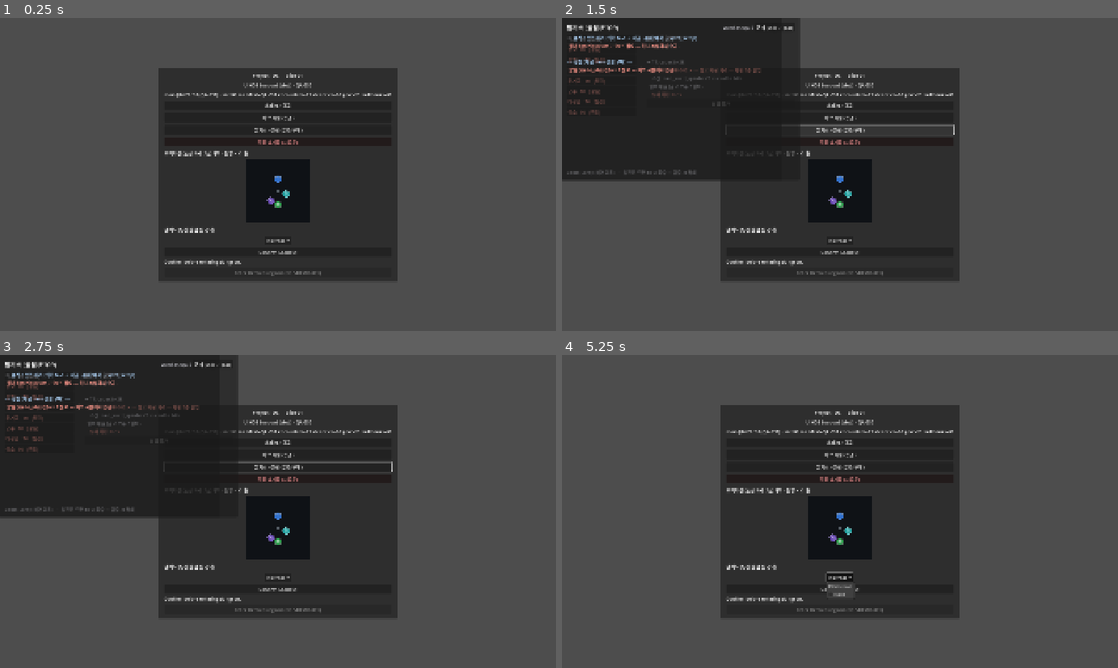
Above: before the commit, frames 1-4 (two rows, left to right).
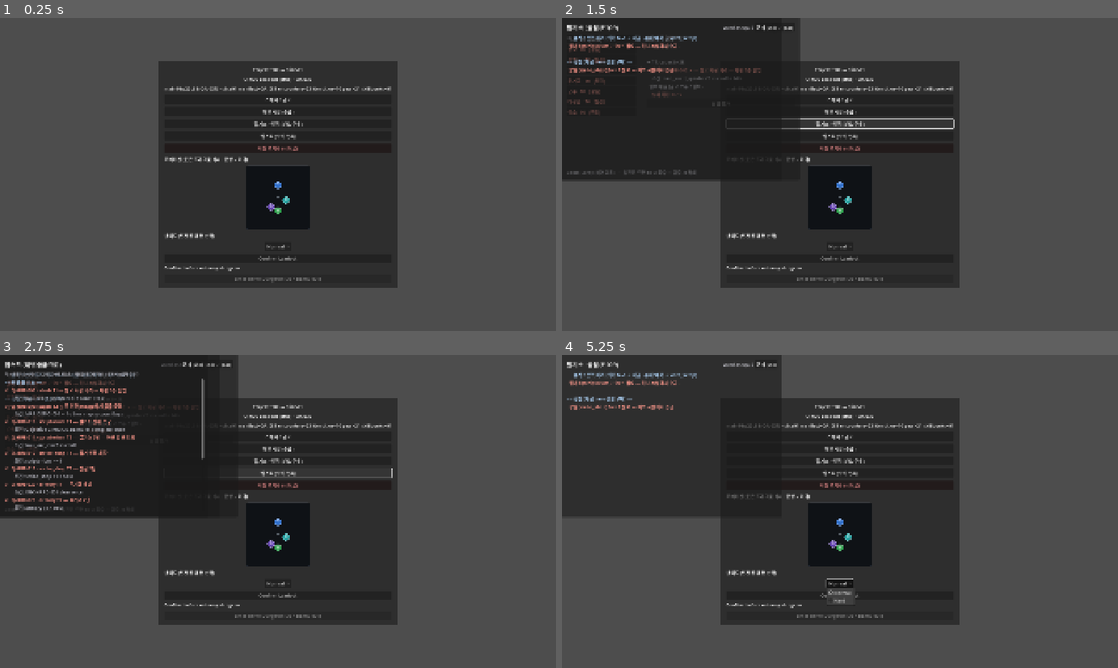
Above: after the commit, the same moments.

Repository: haepari1019/project_tdc_game
Game: Godot game, scene res://scenes/main.tscn
Two runs of this game, one before a commit and one after it. Both use one fixed random seed, a clock stepped at 60 frames per second and the inputs below.
Inputs (mouse positions are in pixels of both pictures, inside the frame that each line leads up to):
- Up to frame 1 (0.25 s): no input
- Up to frame 2 (1.5 s): click "허브 시설 (승급)" at 0.5 s; click "필기소 · 상점 (분석/구매)" at 1.25 s
- Up to frame 3 (2.75 s): click (278, 473) at 2 s, where only the run after the commit has a clickable "퀘스트 (의뢰 목록)"
- Up to frame 4 (5.25 s): click "닫기 (Esc)" at 2.75 s; click "닫기 (Esc)" at 3.5 s; click (756, 364) at 4.25 s, where only the run after the commit has a clickable "닫기 (Esc)"; click "Normal" at 5 s

The runs differ from the first frame. In frame 1, 5.1% of the frame differs, in the area x 28-72%, y 13-87%; in frame 2, 4.8%; in frame 3, 8.0%; in frame 4, 21%, in the area x 0-72%, y 0-87%.

Commit message:
feat(ui): 퀘스트 로그 패널 — 허브 승급 의뢰 전체 + 완료 조건 표시
퀘스트가 시설 패널 인라인으로만 보여 "뭘 해야 열리는지" 알기 어려웠음 → 전용 로그.

- hub_quest_panel.gd(신규): 풀스크린 오버레이. Slice01Data.get_quests() 전체를
  진행 중/완료로 분류, 각 줄에 Q-HUB-### · 시설 T# — one_liner + (미완료 시) "조건: <completion>".
  열 때 evaluate_quests()로 자동평가형 갱신. Esc 닫기.
- main.gd: "퀘스트 (의뢰 목록)" 허브 버튼 + 패널 배선.

검증: ci_smoke PASS(허브 부팅). 표시=F5.

Co-Authored-By: Claude Opus 4.8 (1M context) <noreply@anthropic.com>

Diff:
--- a/scripts/main.gd
+++ b/scripts/main.gd
@@ -12,6 +12,7 @@
 const UnitVisuals := preload("res://scripts/core/unit_visuals.gd")
 const HubFacilitiesPanel := preload("res://scripts/ui/hub_facilities_panel.gd")  # UI-029 시설 승급
 const HubEconomyPanel := preload("res://scripts/ui/hub_economy_panel.gd")        # F-009 분석·상점
+const HubQuestPanel := preload("res://scripts/ui/hub_quest_panel.gd")            # F-029 §3.3 퀘스트 로그
 
 @onready var _status: Label = $Panel/Margin/VBox/Status
 @onready var _loadout: VBoxContainer = $Panel/Margin/VBox/LoadoutStub
@@ -85,6 +86,14 @@
 	economy_btn.pressed.connect(economy_panel.open_panel)
 	$Panel/Margin/VBox.add_child(economy_btn)
 	$Panel/Margin/VBox.move_child(economy_btn, _loadout.get_index())
+	# F-029 §3.3 퀘스트 로그 — 승급 의뢰 전체 + 완료 조건 확인. 풀스크린 오버레이.
+	var quest_panel := HubQuestPanel.new()
+	add_child(quest_panel)
+	var quest_btn := Button.new()
+	quest_btn.text = "퀘스트 (의뢰 목록)"
+	quest_btn.pressed.connect(quest_panel.open_panel)
+	$Panel/Margin/VBox.add_child(quest_btn)
+	$Panel/Margin/VBox.move_child(quest_btn, _loadout.get_index())
 	# 저장 초기화 (테스트/디버그) — 스태시·백팩·허브 메타를 데모 시드로. 확인 다이얼로그로 보호.
 	var reset_btn := Button.new()
 	reset_btn.text = "저장 초기화 (시드로)"
--- /dev/null
+++ b/scripts/ui/hub_quest_panel.gd
@@ -0,0 +1,132 @@
+extends Control
+## 퀘스트 로그 (F-029 §3.3) — 허브 승급 퀘스트(Q-HUB-*) 전체를 상태(✓/✗) + 완료 조건과 함께 보여주는
+## 풀스크린 오버레이. 시설 패널에 인라인으로만 보이던 퀘스트를 한곳에 모아 "뭘 해야 열리는지" 확인용.
+## 데이터 = Slice01Data.get_quests() · 완료 상태 = HubProfile.quest_completed.
+
+const OK := Color(0.62, 1.0, 0.62)
+const BAD := Color(1.0, 0.6, 0.55)
+const DIM := Color(0.74, 0.74, 0.78)
+const HEAD := Color(0.70, 0.85, 1.0)
+
+var _list: VBoxContainer
+@onready var _hub: Node = get_node_or_null("/root/HubProfile")
+
+
+func _ready() -> void:
+	set_anchors_preset(Control.PRESET_FULL_RECT)
+	visible = false
+	var dim := ColorRect.new()
+	dim.color = Color(0, 0, 0, 0.85)
+	dim.set_anchors_preset(Control.PRESET_FULL_RECT)
+	dim.mouse_filter = Control.MOUSE_FILTER_STOP
+	add_child(dim)
+
+	var center := CenterContainer.new()
+	center.set_anchors_preset(Control.PRESET_FULL_RECT)
+	center.mouse_filter = Control.MOUSE_FILTER_IGNORE
+	add_child(center)
+	var win := PanelContainer.new()
+	win.custom_minimum_size = Vector2(720, 560)
+	center.add_child(win)
+	var margin := MarginContainer.new()
+	for s in ["margin_left", "margin_right", "margin_top", "margin_bottom"]:
+		margin.add_theme_constant_override(s, 16)
+	win.add_child(margin)
+	var root := VBoxContainer.new()
+	root.add_theme_constant_override("separation", 8)
+	margin.add_child(root)
+
+	var titlebar := HBoxContainer.new()
+	root.add_child(titlebar)
+	var title := Label.new()
+	title.text = "퀘스트 (허브 승급 의뢰)"
+	title.add_theme_font_size_override("font_size", 20)
+	title.size_flags_horizontal = Control.SIZE_EXPAND_FILL
+	titlebar.add_child(title)
+	var close := Button.new()
+	close.text = "닫기 (Esc)"
+	close.pressed.connect(close_panel)
+	titlebar.add_child(close)
+
+	var hint := Label.new()
+	hint.text = "각 시설(필기소/상점/무기고 등)은 아래 퀘스트 + 재료를 채우면 '허브 시설'에서 승급해 열린다."
+	hint.modulate = DIM
+	hint.add_theme_font_size_override("font_size", 12)
+	root.add_child(hint)
+
+	var scroll := ScrollContainer.new()
+	scroll.size_flags_vertical = Control.SIZE_EXPAND_FILL
+	scroll.size_flags_horizontal = Control.SIZE_EXPAND_FILL
+	root.add_child(scroll)
+	_list = VBoxContainer.new()
+	_list.add_theme_constant_override("separation", 3)
+	_list.size_flags_horizontal = Control.SIZE_EXPAND_FILL
+	scroll.add_child(_list)
+
+
+func open_panel() -> void:
+	visible = true
+	_refresh()
+
+
+func close_panel() -> void:
+	visible = false
+
+
+func _unhandled_input(event: InputEvent) -> void:
+	if visible and event.is_action_pressed("ui_cancel"):
+		close_panel()
+		get_viewport().set_input_as_handled()
+
+
+func _refresh() -> void:
+	if not visible:
+		return
+	if _hub != null and _hub.has_method("evaluate_quests"):
+		_hub.evaluate_quests()   # 자동평가형(재료/시설Tier 등) 갱신 후 표시
+	for c in _list.get_children():
+		c.queue_free()
+	var quests: Dictionary = Slice01Data.get_quests()
+	var pending: Array = []
+	var done: Array = []
+	for qid in quests:
+		if _hub != null and _hub.is_quest_done(String(qid)):
+			done.append(String(qid))
+		else:
+			pending.append(String(qid))
+	pending.sort()
+	done.sort()
+
+	_header("── 진행 중 (%d) ──" % pending.size())
+	if pending.is_empty():
+		_lbl("  모든 퀘스트 완료!", DIM)
+	for qid in pending:
+		_quest_row(qid, quests[qid], false)
+	_header("\n── 완료 (%d) ──" % done.size())
+	for qid in done:
+		_quest_row(qid, quests[qid], true)
+
+
+func _quest_row(qid: String, q: Dictionary, is_done: bool) -> void:
+	var fac := String(q.get("facility", ""))
+	var tier := int(q.get("tier", 0))
+	var mark := "✓" if is_done else "✗"
+	_lbl("%s  %s · %s T%d — %s" % [mark, qid, fac, tier, String(q.get("one_liner", ""))], OK if is_done else BAD)
+	if not is_done:
+		_lbl("        조건: %s" % String(q.get("completion", "?")), DIM)
+
+
+func _header(text: String) -> void:
+	var l := Label.new()
+	l.text = text
+	l.modulate = HEAD
+	_list.add_child(l)
+
+
+func _lbl(text: String, col: Color) -> void:
+	var l := Label.new()
+	l.text = text
+	l.modulate = col
+	l.size_flags_horizontal = Control.SIZE_EXPAND_FILL
+	l.autowrap_mode = TextServer.AUTOWRAP_WORD_SMART
+	_list.add_child(l)
Not shown, added: scripts/ui/hub_quest_panel.gd.uid
